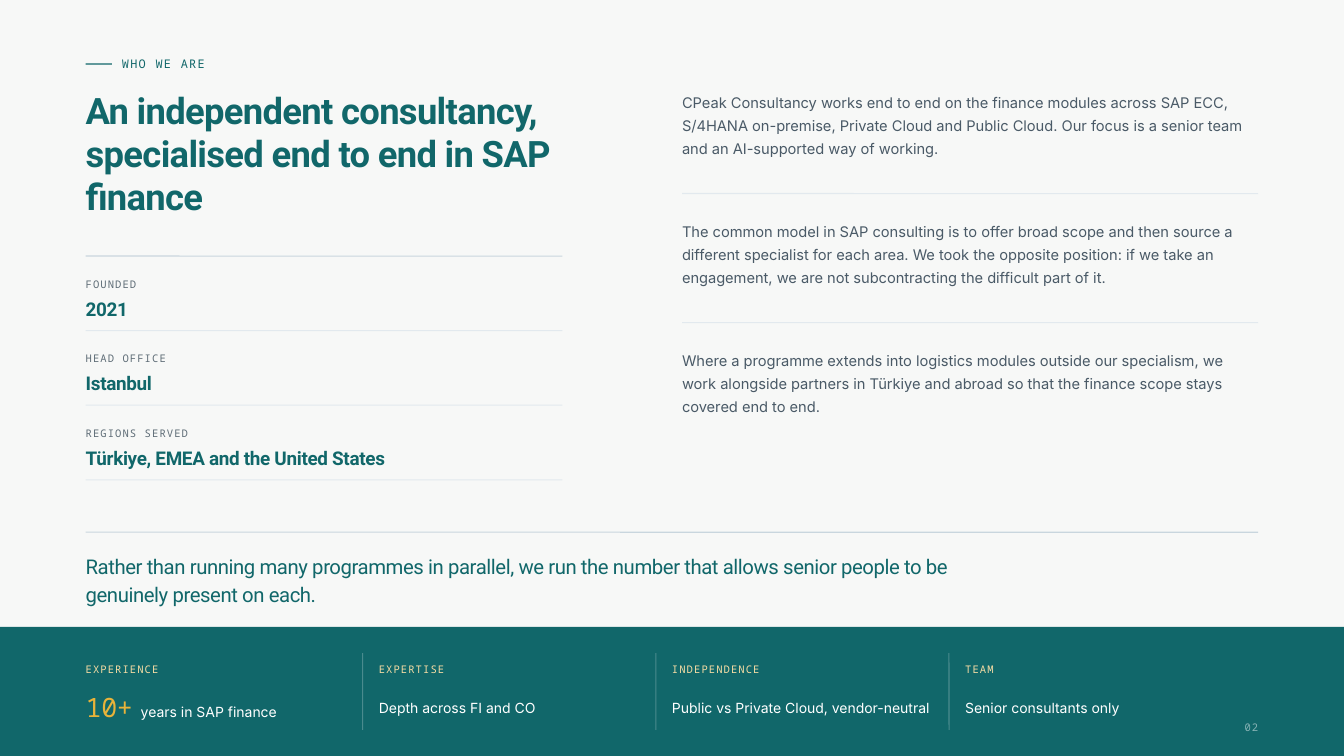
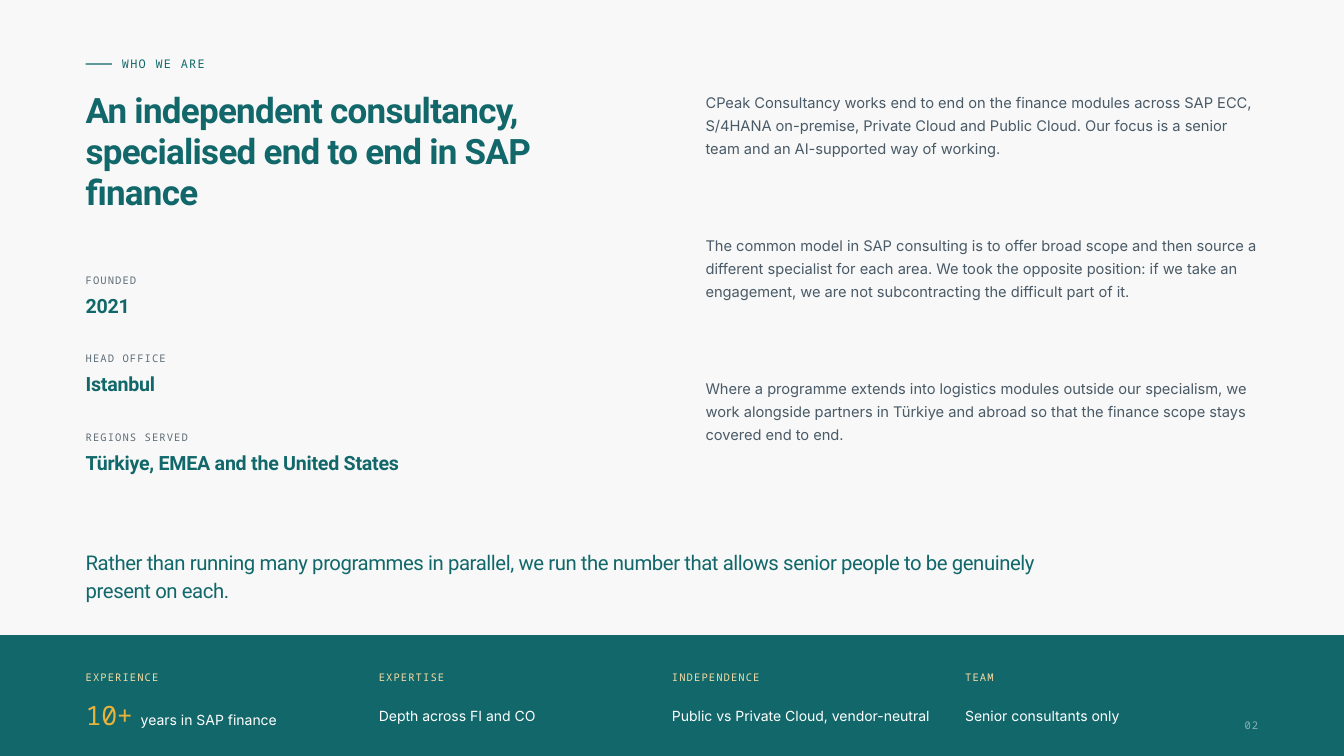
Before and after one commit to narinygt/Default, a slide deck: slide 2 of sunum/CPeak-Consultancy-Company-Overview.pptx. Drawn at 1344x756 pixels with LibreOffice and Linux fonts; fonts in the diff are those of the drawing. Boxes give left, top, right and bottom in pixels: in the first picture for what was removed or moved away, otherwise in the second. Text is boxed around its words. In the diff, an @@ line names an element or a change of style, - is before the commit and + after.

```diff
--- a/sunum/CPeak-Consultancy-Company-Overview.pptx
+++ b/sunum/CPeak-Consultancy-Company-Overview.pptx
@@ text "An independent consultancy, specialised end ..." at <box>86,96,531,206</box>: size 26 to 25 pt; line spacing 30.7pt to 29.5pt @@
@@ text "CPeak Consultancy works end to ..." rewrapped from <box>682,97,1242,157</box> to <box>706,97,1251,157</box> @@
@@ line removed from (683, 194) to (1258, 194) @@
@@ text "The common model in SAP ...": place and size @@
-text "The common model in SAP ..." at <box>682,226,1232,286</box>
+text "The common model in SAP ..." at <box>706,240,1256,300</box>
@@ line removed from (86, 256) to (563, 256) @@
@@ text "FOUNDED": place and size @@
-text "FOUNDED" at <box>86,280,137,288</box>
+text "FOUNDED" at <box>86,276,137,284</box>
@@ line removed from (683, 323) to (1258, 323) @@
@@ line removed from (86, 331) to (563, 331) @@
@@ text "Where a programme extends into ...": place and size @@
-text "Where a programme extends into ..." at <box>682,355,1223,412</box>
+text "Where a programme extends into ..." at <box>706,383,1246,440</box>
@@ size 13.5 to 14 pt in 3 elements at <box>86,376,155,392</box>, <box>86,299,130,313</box>, <box>86,455,399,474</box> @@
@@ text "REGIONS SERVED": place and size @@
-text "REGIONS SERVED" at <box>86,429,188,437</box>
+text "REGIONS SERVED" at <box>86,433,188,441</box>
@@ line removed from (86, 532) to (1258, 532) @@
@@ text "Rather than running many programmes ..." rewrapped from <box>86,558,948,607</box> to <box>86,554,1035,602</box> @@
@@ rectangle: place and size @@
-rectangle at <box>0,627,1344,756</box>
+rectangle at <box>0,635,1344,756</box>
@@ line removed from (363, 653) to (363, 730) @@
@@ line removed from (656, 653) to (656, 730) @@
@@ line removed from (949, 653) to (949, 730) @@
@@ 8 texts: place and size @@
-8 texts at <box>86,665,1120,720</box>
+8 texts at <box>86,673,1120,728</box>
```
Also in this commit, not shown: 11 other slides changed, 12 other files.
